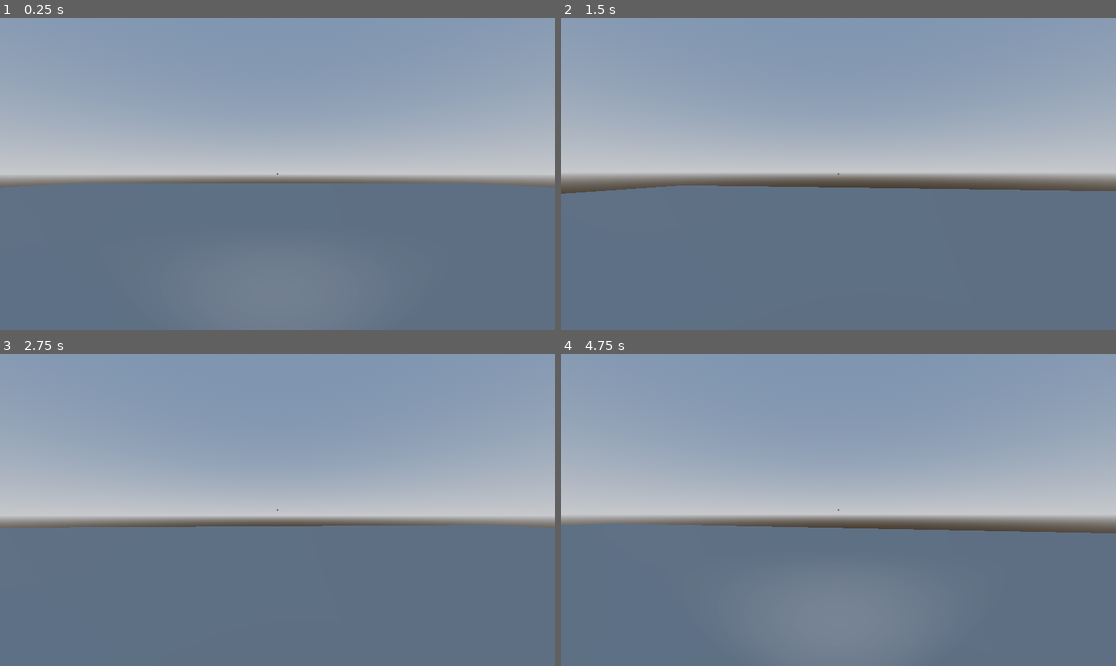
Above: before the commit, frames 1-4 (two rows, left to right).
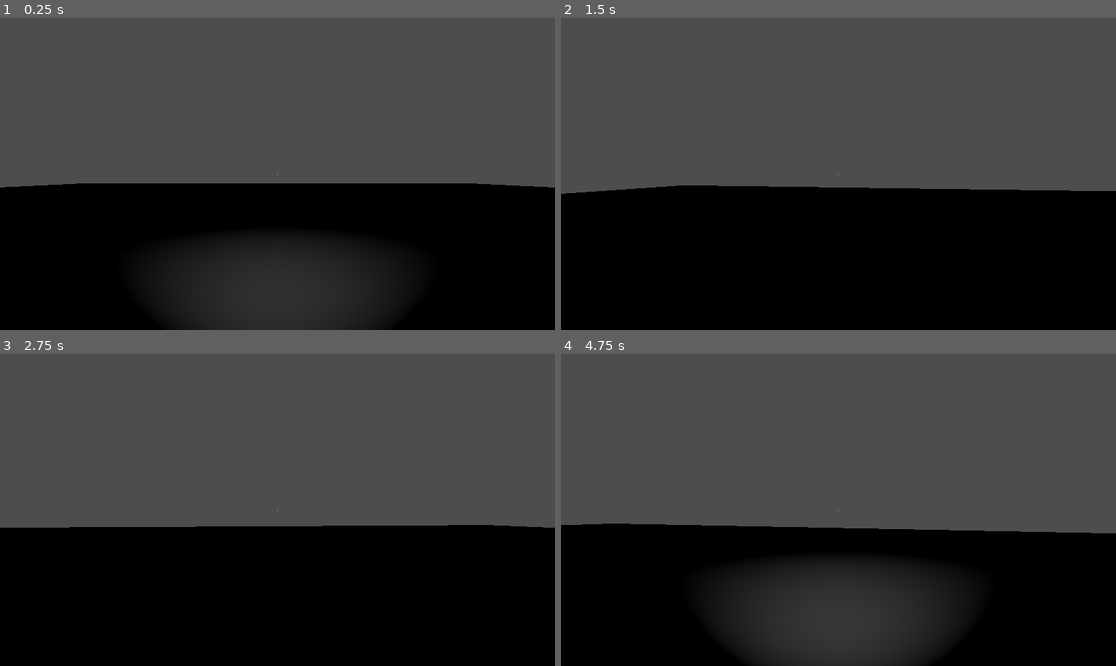
Above: after the commit, the same moments.

Repository: AntarixaSoftware/Teknologi_Game-Lilu
Game: Godot game, scene res://main_scene.tscn
Two runs of this game, one before a commit and one after it. Both use one fixed random seed, a clock stepped at 60 frames per second and the inputs below.
Inputs (mouse positions are in pixels of both pictures, inside the frame that each line leads up to):
- Up to frame 1 (0.25 s): no input
- Up to frame 2 (1.5 s): move the mouse to (866, 174) at 0.52 s; hold W (forward) from 0.53 s (still down); tap F (flashlight) at 0.6 s; tap Space (jump) at 0.77 s; move the mouse to (810, 174) at 1.27 s; tap E (interact) at 1.35 s
- Up to frame 3 (2.75 s): keep holding W (forward); tap Space (jump) at 1.52 s; tap Enter at 2 s; move the mouse to (288, 503) at 2.02 s; hold Shift (sprint) from 2.03 s (still down)
- Up to frame 4 (4.75 s): keep holding W (forward); tap Space (jump) at 2.75, 3.02, 3.77, 4.52 s; move the mouse to (832, 516) at 2.77 s; release Shift (sprint) at 2.78 s; tap F (flashlight) at 2.85 s; move the mouse to (877, 513) at 3.52 s; tap E (interact) at 3.6 s; move the mouse to (794, 506) at 4.27 s; tap Shift (sprint) at 4.35 s

The runs differ from the first frame. In frame 1, 100% of the frame differs, in the area x 0-100%, y 0-100%; in frame 2, 98%; in frame 3, 99%; in frame 4, 99%.

Commit message:
Update main_scene.tscn

Diff:
--- a/main_scene.tscn
+++ b/main_scene.tscn
@@ -1,21 +1,8 @@
-[gd_scene load_steps=11 format=3 uid="uid://bnvp2w1igs0to"]
+[gd_scene load_steps=8 format=3 uid="uid://bnvp2w1igs0to"]
 
 [ext_resource type="Script" path="res://main_character.gd" id="1_ahtcp"]
 [ext_resource type="Texture2D" uid="uid://c5ufwagi62j1p" path="res://Assets/crosshair.png" id="1_yweky"]
 [ext_resource type="Script" path="res://ray_cast_3d.gd" id="3_bt6ct"]
-
-[sub_resource type="ProceduralSkyMaterial" id="ProceduralSkyMaterial_jnyu5"]
-sky_horizon_color = Color(0.64625, 0.65575, 0.67075, 1)
-ground_horizon_color = Color(0.64625, 0.65575, 0.67075, 1)
-
-[sub_resource type="Sky" id="Sky_72wlo"]
-sky_material = SubResource("ProceduralSkyMaterial_jnyu5")
-
-[sub_resource type="Environment" id="Environment_nyvgg"]
-background_mode = 2
-sky = SubResource("Sky_72wlo")
-tonemap_mode = 2
-glow_enabled = true
 
 [sub_resource type="CapsuleMesh" id="CapsuleMesh_kcjq8"]
 
@@ -36,9 +23,6 @@
 transform = Transform3D(-0.866025, -0.433013, 0.25, 0, 0.5, 0.866025, -0.5, 0.75, -0.433013, 0, 0, 0)
 visible = false
 shadow_enabled = true
-
-[node name="WorldEnvironment" type="WorldEnvironment" parent="."]
-environment = SubResource("Environment_nyvgg")
 
 [node name="Main Character" type="CharacterBody3D" parent="."]
 transform = Transform3D(1, 0, 0, 0, 1, 0, 0, 0, 1, 0, 2, 0)
@@ -70,3 +54,5 @@
 [node name="CollisionShape3D" type="CollisionShape3D" parent="Floor"]
 transform = Transform3D(50, 0, 0, 0, 1, 0, 0, 0, 50, 0, 0, 0)
 shape = SubResource("BoxShape3D_jkv7i")
+
+[node name="AudioStreamPlayer3D" type="AudioStreamPlayer3D" parent="."]
